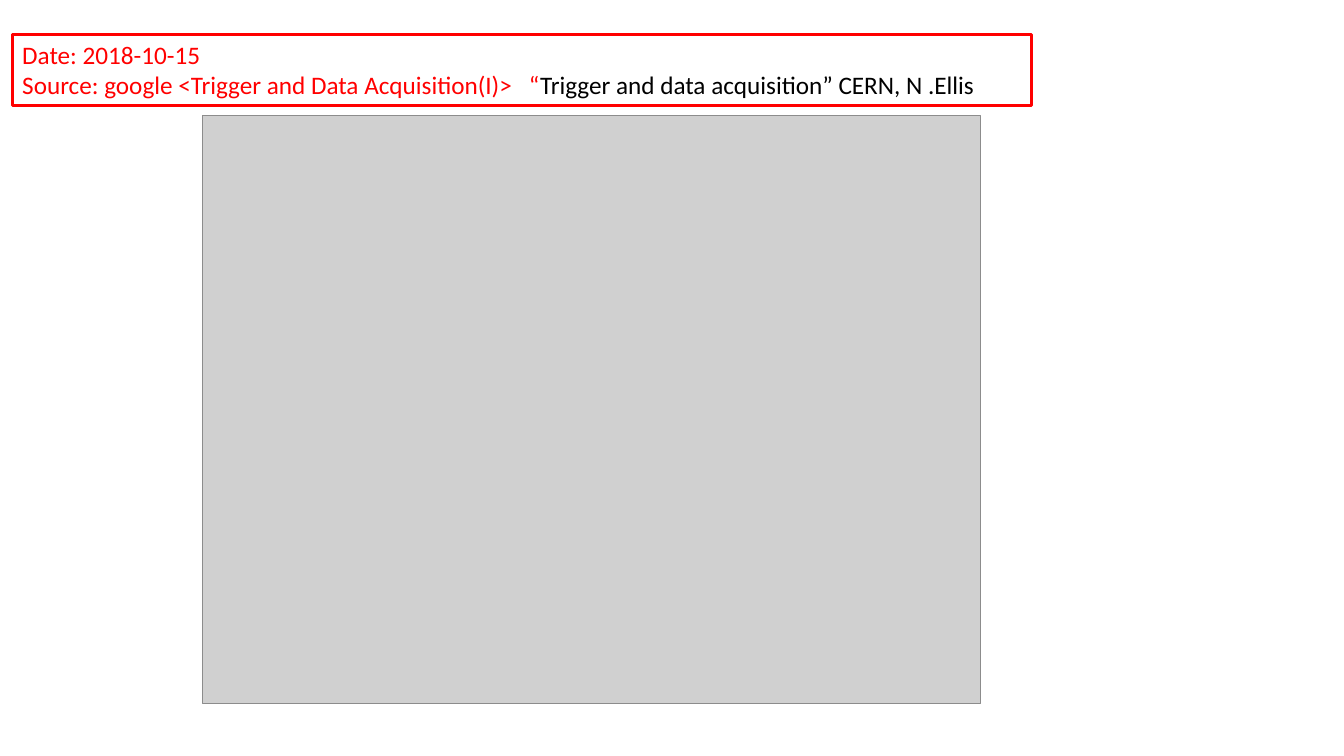
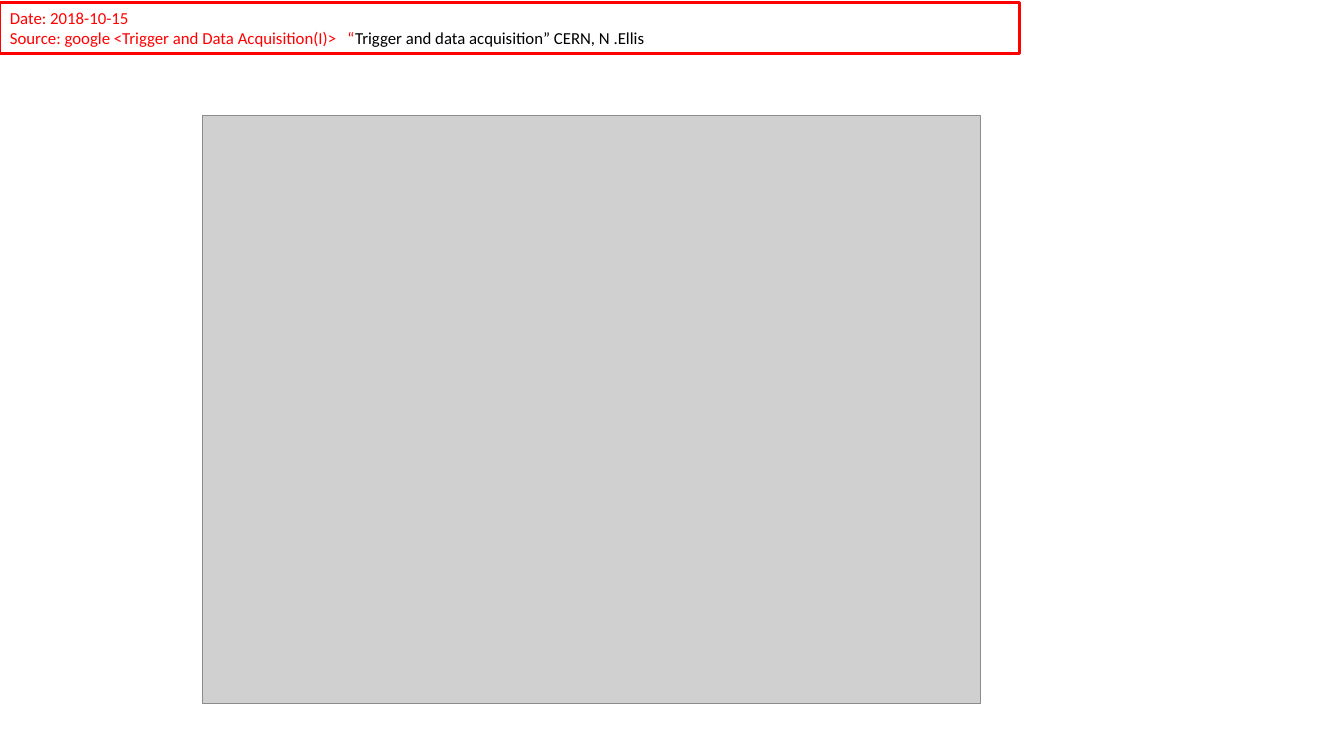
Before and after one commit to gfh16/StudyNotes, a slide deck: slide 5 of 02TriggerAndDAQ.pptx. Drawn at 1344x756 pixels with LibreOffice and Linux fonts; fonts in the diff are those of the drawing; grey boxes stand for pictures. Boxes give left, top, right and bottom in pixels: in the first picture for what was removed or moved away, otherwise in the second. Text is boxed around its words. In the diff, an @@ line names an element or a change of style, - is before the commit and + after.

```diff
--- a/02TriggerAndDAQ.pptx
+++ b/02TriggerAndDAQ.pptx
@@ rectangle "Date: 2018-10-15": place and size @@
-rectangle "Date: 2018-10-15" at [12, 34, 1031, 106]
+rectangle "Date: 2018-10-15" at [0, 2, 1019, 52]
@@ rectangle "Date: 2018-10-15" at [0, 2, 1019, 52]: size 18 to 12 pt @@
```
Also in this commit, not shown: 6 other slides changed, 21 slides added.
